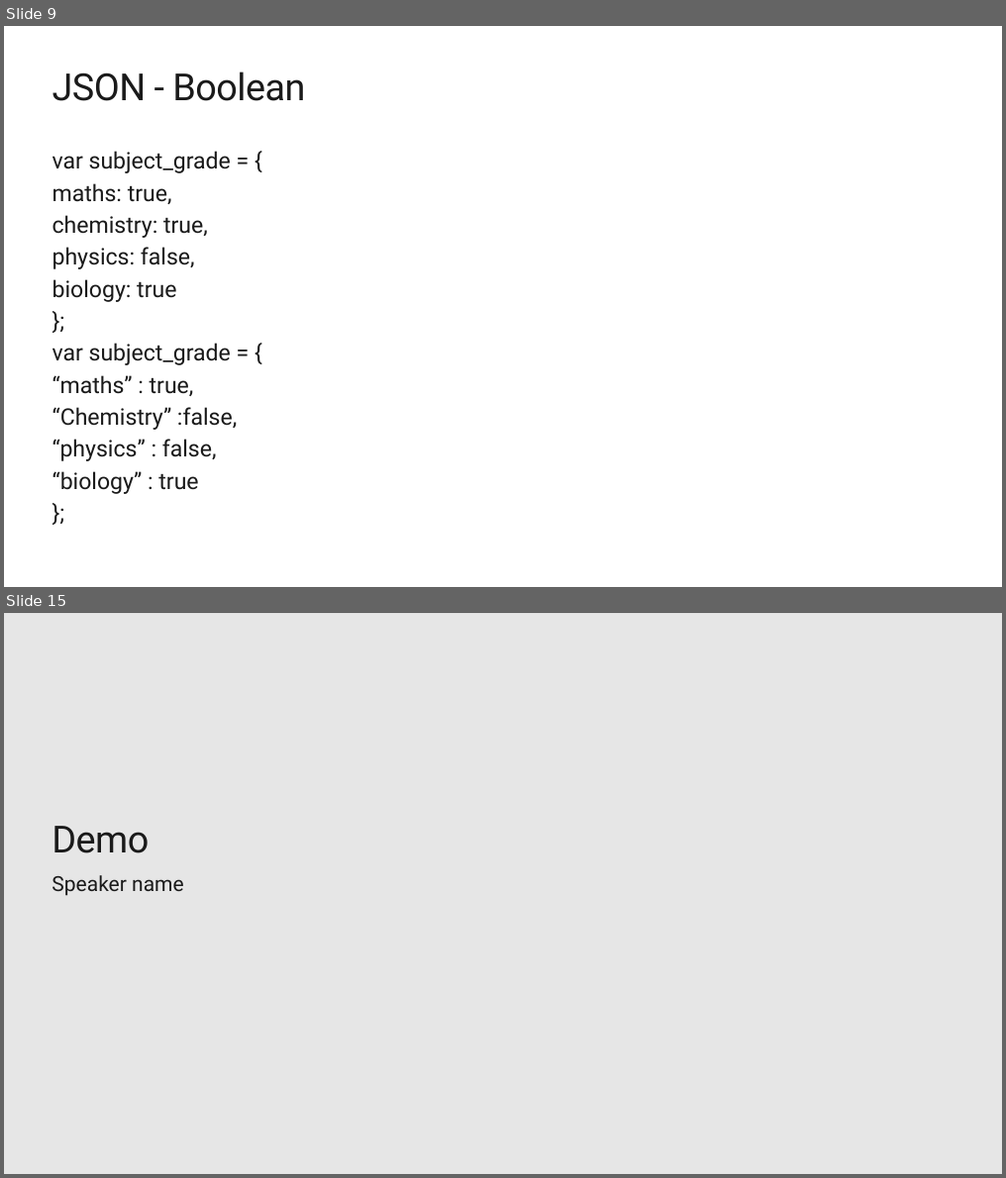
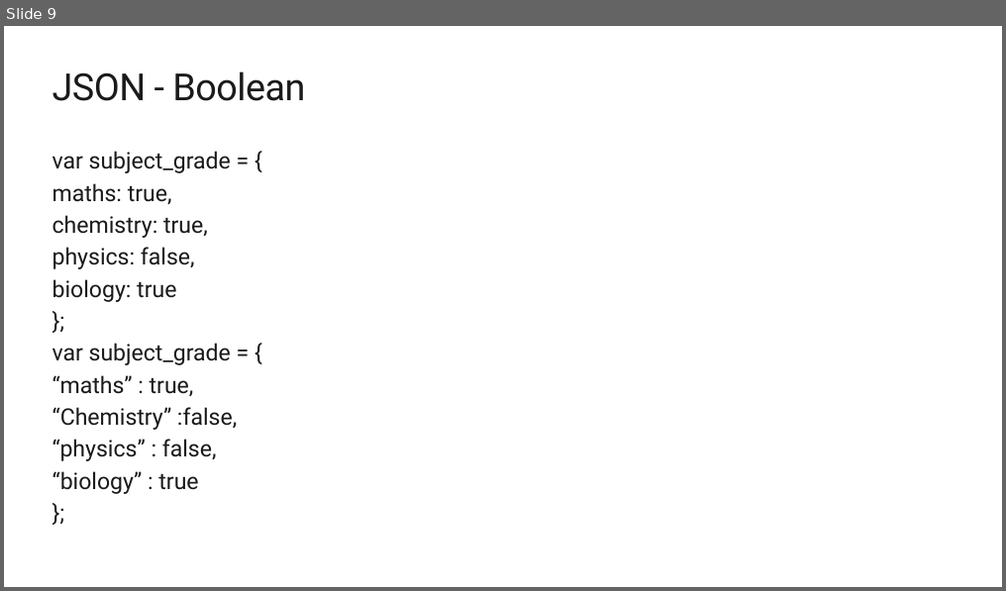
Before and after one commit to Yashank18/MSP-Workshops-Data, a slide deck: JSON_API.pptx. Shown one above the other, each under a label of ours: slides 9 and 15 before the commit, slide 9 after it; the slides between them are not shown. The pictures are 1006x1178 and 1006x591 pixels, drawn with LibreOffice and Linux fonts; fonts in the diff are those of the drawing; background and template pictures are left out. Boxes give left, top, right and bottom in pixels: in the first picture for what was removed or moved away, otherwise in the second. Text is boxed around its words. In the diff, an @@ line names an element or a change of style, - is before the commit and + after.

```diff
--- a/JSON_API.pptx
+++ b/JSON_API.pptx
@@ slide 15 removed at (4,613,1002,1174), background #E6E6E6 @@
@@ title removed at (52,826,149,854) @@
-Demo
@@ text removed at (52,875,184,896) @@
-Speaker name
```
Also in this commit, not shown: 15 slides added, 24 other slides removed.
